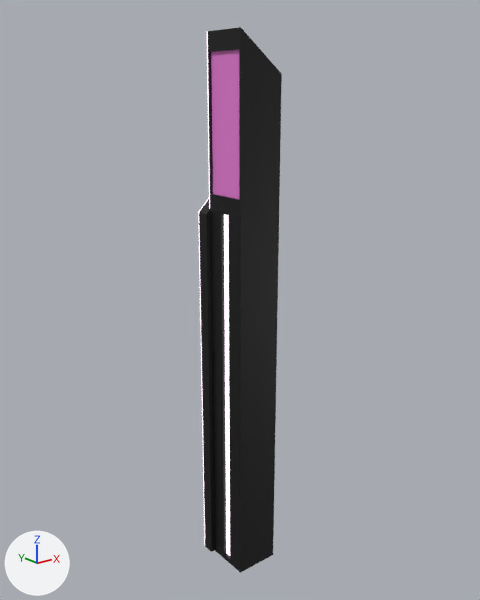
A saved change to the FBX model Eliminator3000/Assets/Models/Environment/Buildings/SM_Environment_Buildings_Tall_06.fbx.
Rendered twice from a 50 mm lens placed at (-50.7, -63.6, 63.4), pointed at (0.7, 0.6, 37.7). Lighting does not change. The marker at lower left points along +X, +Y and +Z. The first picture is the older version. Where no turn or scale is listed for an object, it has been applied to the vertices.

Objects in the first picture: 'SM_Environment_Buildings_Tall_06' and 1 more.
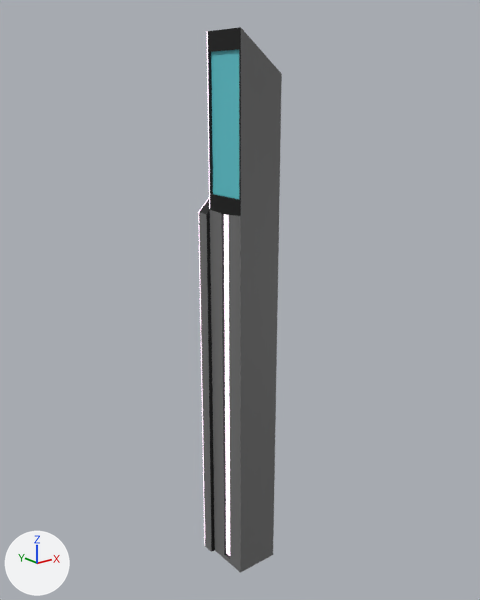
Where the change shows, as pixel boxes [x1, y1, x2, y2] in the pictures (480 x 600 px):
'SM_Environment_Buildings_Tall_06', recoloured (black to grey)
    both: [199, 27, 282, 573]
part 1 of me_mesh, recoloured (pink to cyan)
    both: [211, 50, 239, 199]

What the commit changed:
Material 'M_Buildings_Walls' (mat_m_buildings_walls) changes colour from black #000000 to grey #707070; in linear values from (0.0, 0.0, 0.0) to (0.161, 0.161, 0.161).
Material 'M_Buildings_Solid_Black' (mat_m_buildings_solid_black) is new.
Its base color is (0.0, 0.0, 0.0) (black #000000).
me_mesh has 48 vertices, 84 faces and spans x -3.3..3.3, y -3.8..3.8, z 0.0..70.0.
me_mesh is used by ob_sm_environment_buildings_tall_06; location (0.0, 0.0, -0.1).
me_mesh part 1: all 2 faces that had it switch from mat_m_buildings_windows_big (pink #e37ad1) to mat_m_buildings_windows_small (cyan #5fc8d2).
me_mesh gains material mat_m_buildings_solid_black (black #000000).
